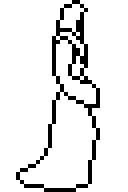
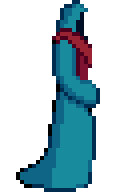
Two versions of the same layered image (128px x 192px). Layer-by-layer changes:
painted on "lineart" over [left=20, top=0, right=100, bottom=192]
